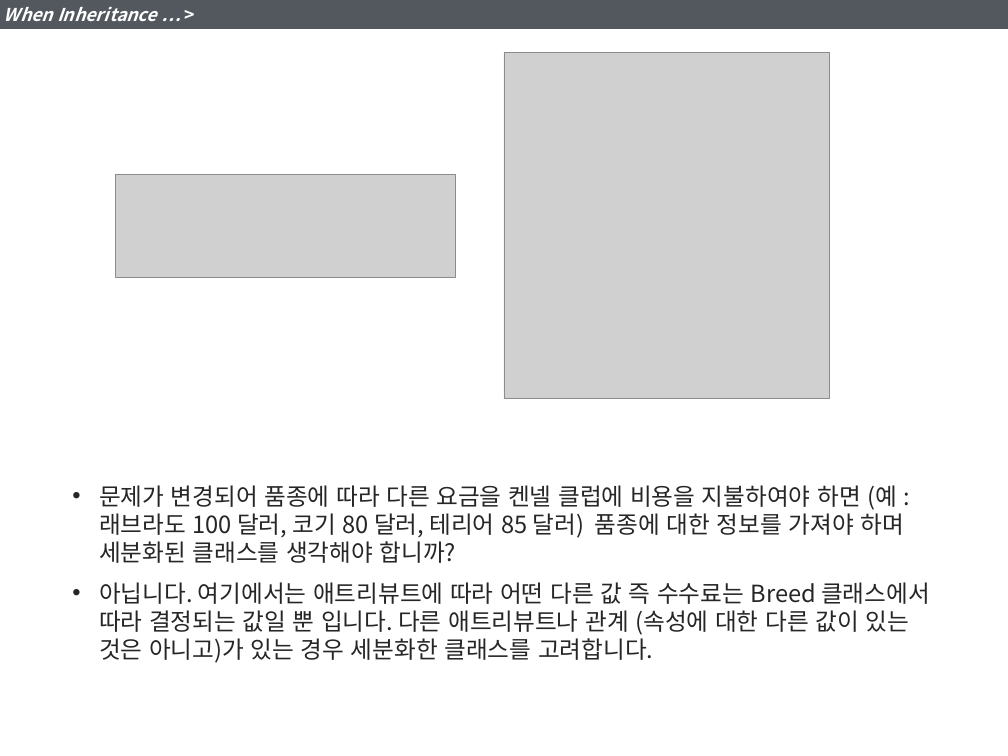
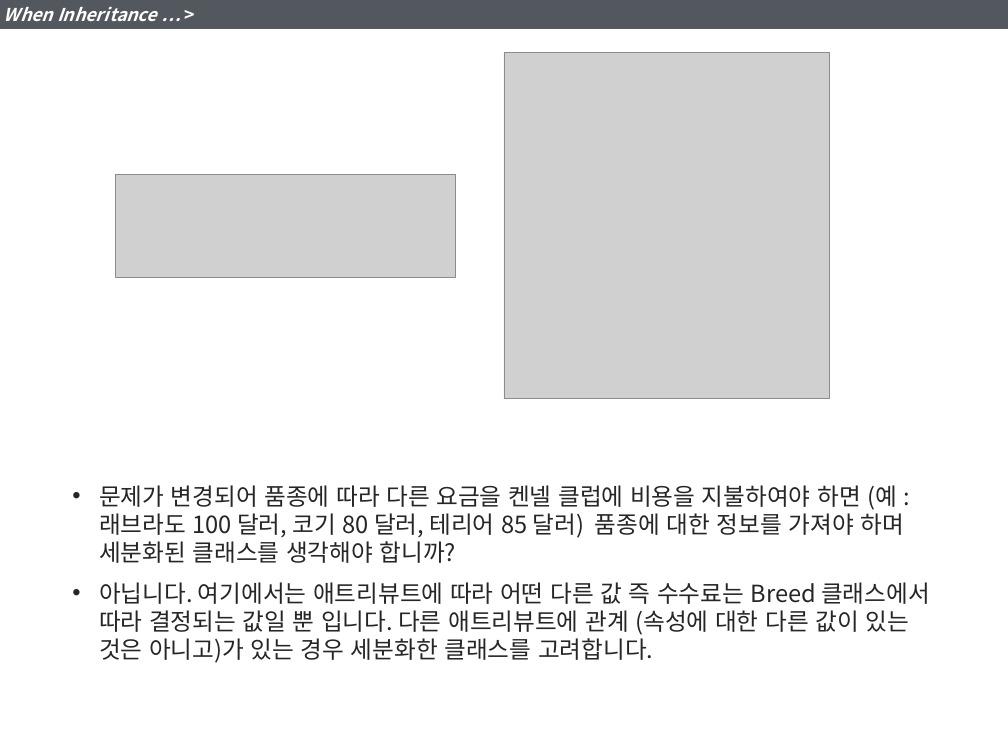
Before and after one commit to YoonJoon/KGarden, a slide deck: slide 21 of DBDesign/7_GeneralizationandSpecialization.pptx. Drawn at 1008x756 pixels with LibreOffice and Linux fonts; fonts in the diff are those of the drawing; grey boxes stand for pictures. Boxes give left, top, right and bottom in pixels: in the first picture for what was removed or moved away, otherwise in the second. Text is boxed around its words. In the diff, an @@ line names an element or a change of style, - is before the commit and + after.

Commit message:
correct typo errors

```diff
--- a/DBDesign/7_GeneralizationandSpecialization.pptx
+++ b/DBDesign/7_GeneralizationandSpecialization.pptx
@@ text at box(99, 582, 930, 663): text changed @@
-• 아닙니다. 여기에서는 애트리뷰트에 따라 어떤 다른 값 즉 수수료는 Breed 클래스에서 따라 결정되는 값일 뿐 입니다. 다른 애트리뷰트나 관계 (속성에 대한 다른 값이 있는 것은 아니고)가 있는 경우 세분화한 클래스를 고려합니다.
+• 아닙니다. 여기에서는 애트리뷰트에 따라 어떤 다른 값 즉 수수료는 Breed 클래스에서 따라 결정되는 값일 뿐 입니다. 다른 애트리뷰트에 관계 (속성에 대한 다른 값이 있는 것은 아니고)가 있는 경우 세분화한 클래스를 고려합니다.
```
Also in this commit, not shown: 12 other slides changed.
